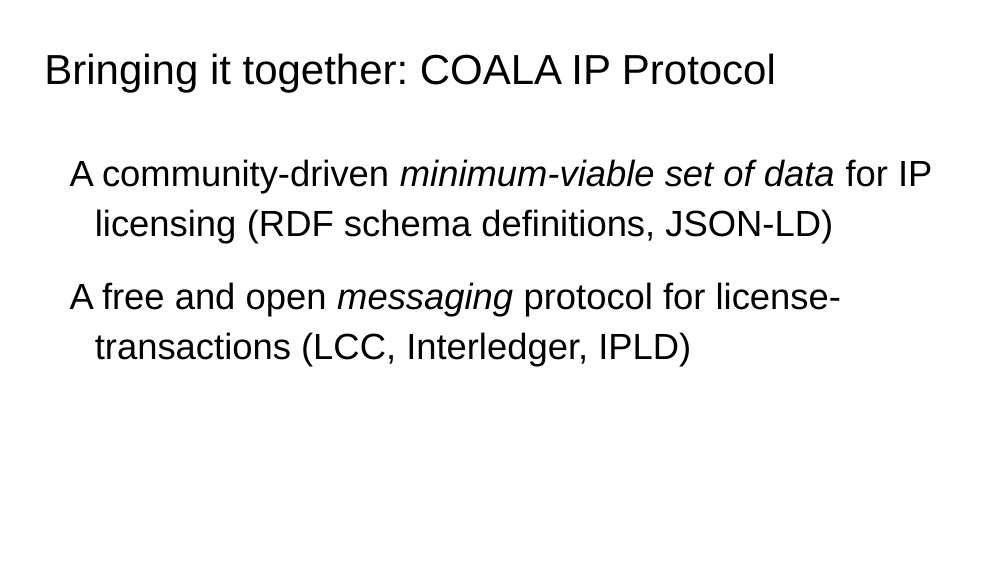
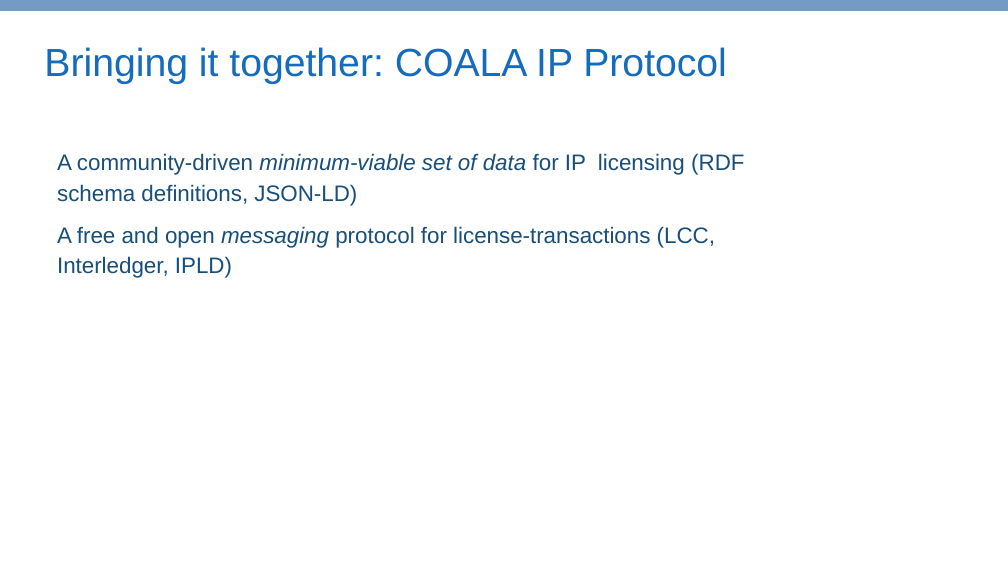
Before and after one commit to COALAIP/specs, a slide deck: slide 13 of presentations/COALA IP - short.pptx. Drawn at 1008x567 pixels with LibreOffice and Linux fonts; fonts in the diff are those of the drawing. Boxes give left, top, right and bottom in pixels: in the first picture for what was removed or moved away, otherwise in the second. Text is boxed around its words. In the diff, an @@ line names an element or a change of style, - is before the commit and + after.

```diff
--- a/presentations/COALA IP - short.pptx
+++ b/presentations/COALA IP - short.pptx
@@ rectangle added at box(0, 0, 1008, 11), fill #749BC6 @@
@@ title "Bringing it together: COALA IP ..." at box(44, 47, 727, 84): size 30 to 28 pt, text colour #000000 to #166CBC @@
@@ text "A community-driven minimum-viable set of ...": place and size @@
-text "A community-driven minimum-viable set of ..." at box(70, 159, 932, 367)
+text "A community-driven minimum-viable set of ..." at box(57, 153, 744, 278)
@@ text "A community-driven minimum-viable set of ..." at box(57, 153, 744, 278): size 26 to 16 pt, text colour #000000 to #174F7A; indent changed; less space between paragraphs @@
```
Also in this commit, not shown: 21 other slides changed, 1 other file.
